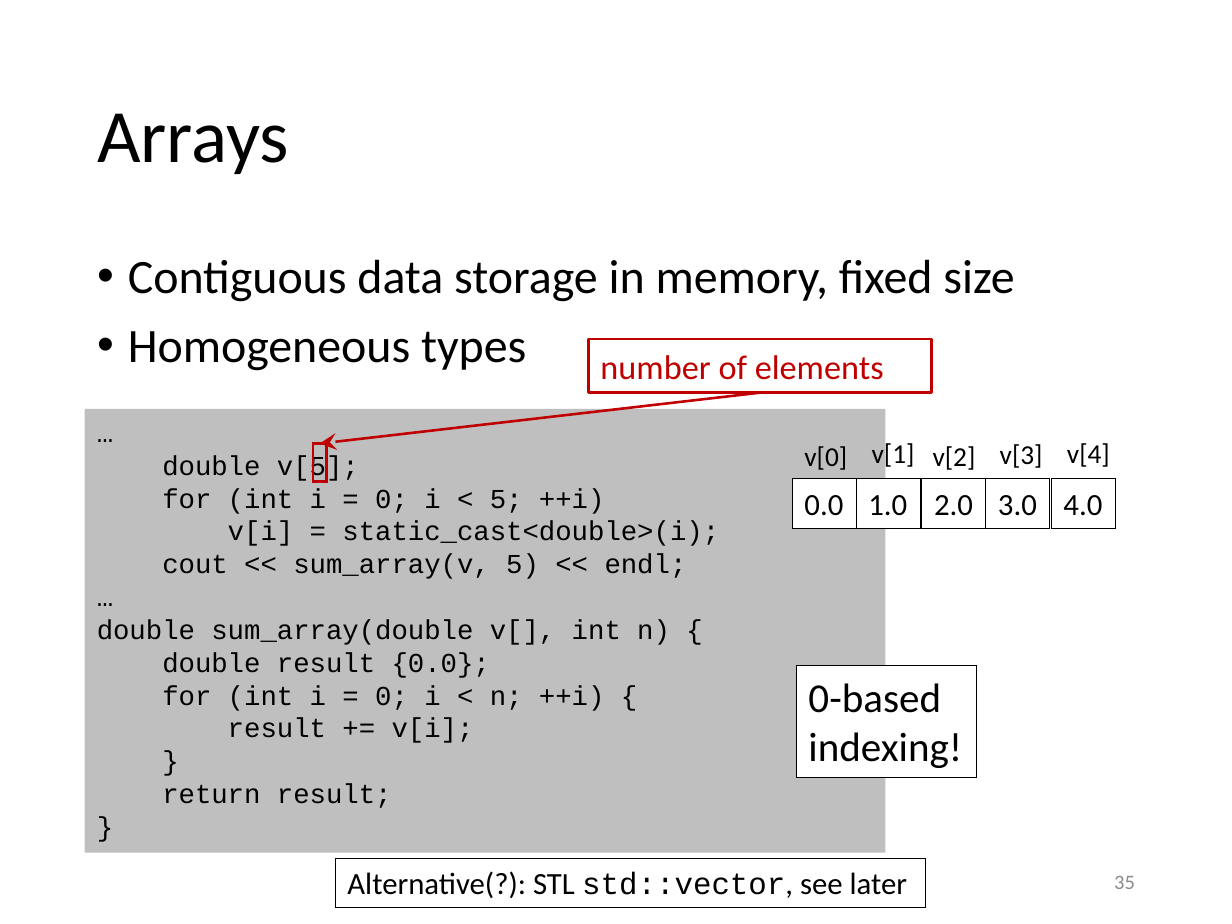
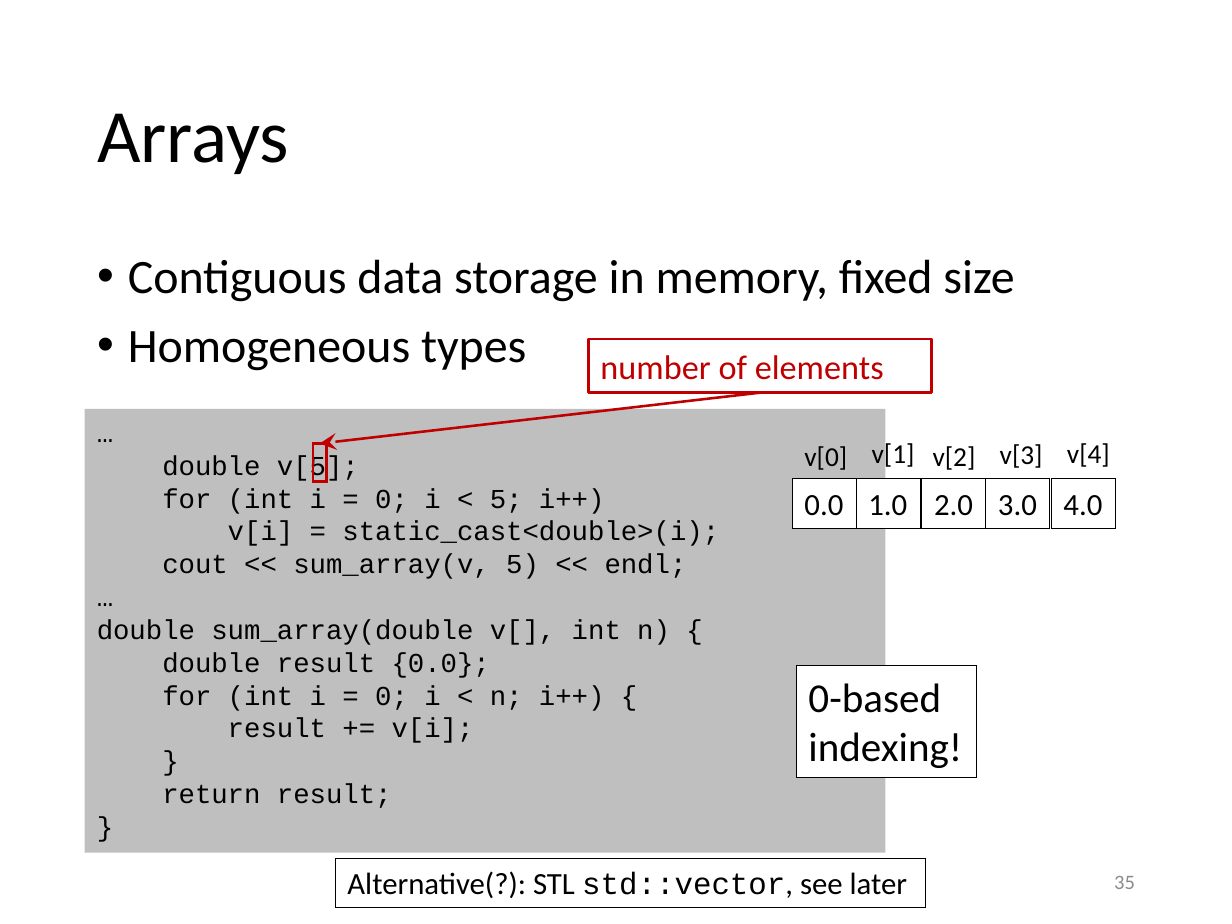
Before and after one commit to gjbex/Scientific-C-plus-plus, a slide deck: slide 35 of scientific_cpp.pptx. Drawn at 1232x924 pixels with LibreOffice and Linux fonts; fonts in the diff are those of the drawing. Boxes give left, top, right and bottom in pixels: in the first picture for what was removed or moved away, otherwise in the second. Text is boxed around its words. In the diff, an @@ line names an element or a change of style, - is before the commit and + after.

Commit message:
Clean up mess created by typo in branch name

```diff
--- a/scientific_cpp.pptx
+++ b/scientific_cpp.pptx
@@ text in rectangle at [162,488,605,514]: text changed @@
-for (int i = 0; i < 5; ++i)
+for (int i = 0; i < 5; i++)
@@ text in rectangle at [162,685,605,711]: text changed @@
-for (int i = 0; i < n; ++i) {
+for (int i = 0; i < n; i++) {
```
Also in this commit, not shown: 15 other slides changed.
